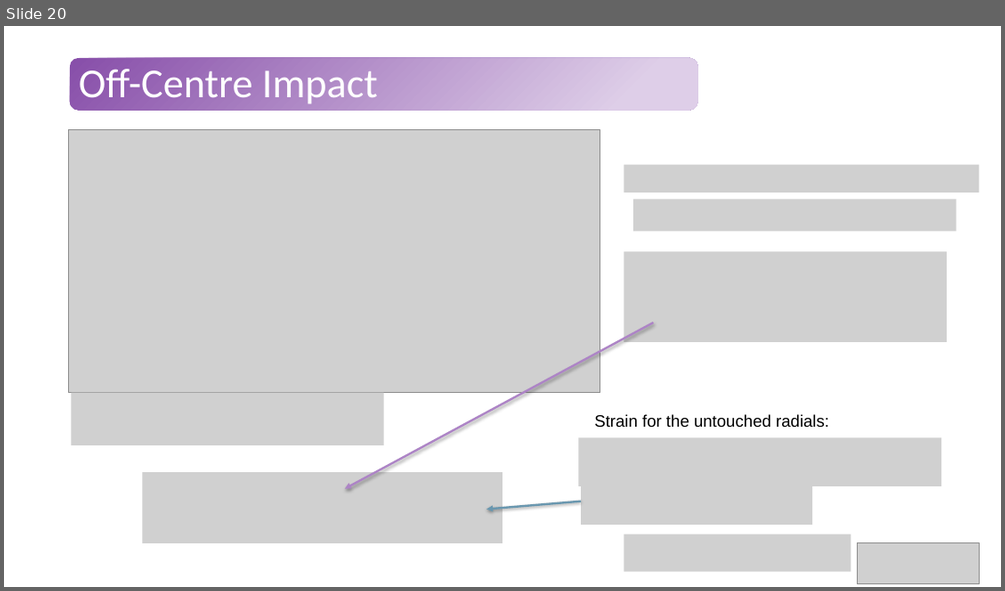
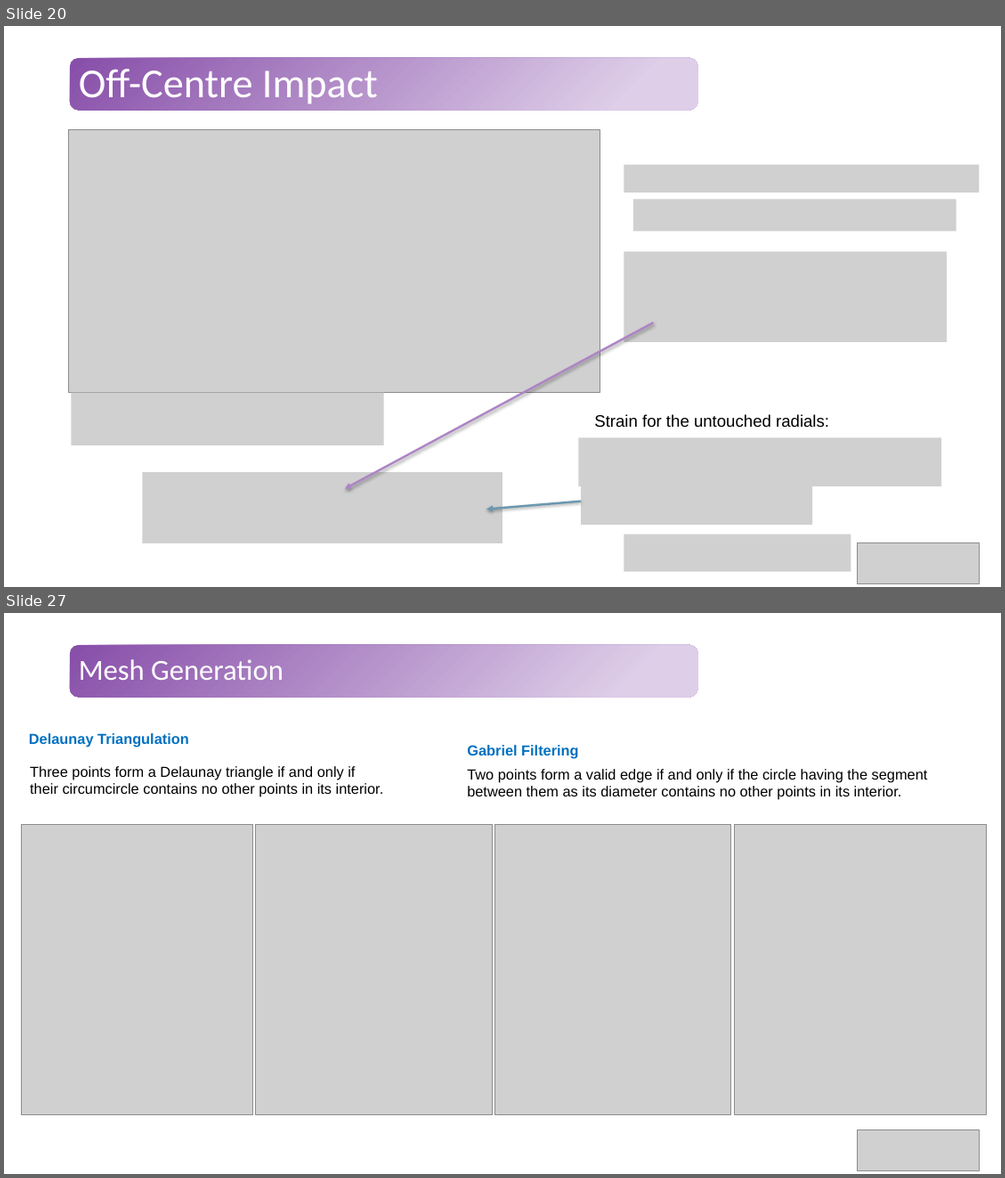
Before and after one commit to Tavi681/PoliPhysics, a slide deck: Tema 2/paper/Tema2.pptx. Shown one above the other, each under a label of ours: slide 20 before the commit, slides 20 and 27 after it; the slides between them are not shown. The pictures are 1005x591 and 1005x1178 pixels, drawn with LibreOffice and Linux fonts; fonts in the diff are those of the drawing; grey boxes stand for pictures. Boxes give left, top, right and bottom in pixels: in the first picture for what was removed or moved away, otherwise in the second. Text is boxed around its words. In the diff, an @@ line names an element or a change of style, - is before the commit and + after.

```diff
--- a/Tema 2/paper/Tema2.pptx
+++ b/Tema 2/paper/Tema2.pptx
@@ slide 27 added at [4, 613, 1001, 1174], background #FFFFFF; not listed: 1 template element that a slide beside it also shows @@
@@ title added at [79, 659, 283, 680], 28 pt, text #FFFFFF @@
+Mesh Generation
@@ text added at [29, 733, 189, 747], 14 pt, text #0070C0, bold @@
+Delaunay Triangulation
@@ text added at [467, 745, 578, 759], 14 pt, text #0070C0, bold @@
+Gabriel Filtering
@@ text added at [30, 766, 384, 797], 14 pt, text #000000 @@
+Three points form a Delaunay triangle if and only if their circumcircle contains no other points in its interior.
@@ text added at [467, 769, 928, 800], 14 pt, text #000000 @@
+Two points form a valid edge if and only if the circle having the segment between them as its diameter contains no other points in its interior.
@@ picture added at [21, 825, 253, 1115] @@
@@ picture added at [256, 825, 493, 1115] @@
@@ picture added at [494, 825, 731, 1115] @@
@@ picture added at [735, 825, 987, 1115] @@
@@ picture added at [858, 1130, 979, 1171] @@
```
Also in this commit, not shown: 4 slides changed, 5 other slides added, 1 slide removed.
